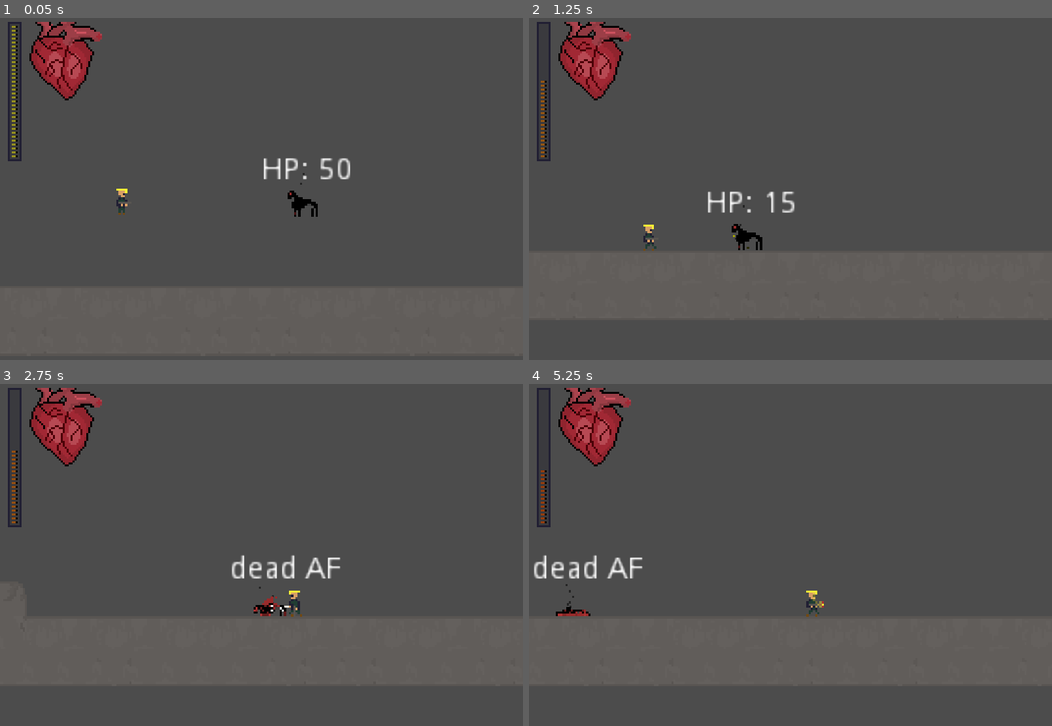
Above: before the commit, frames 1-4 (two rows, left to right).
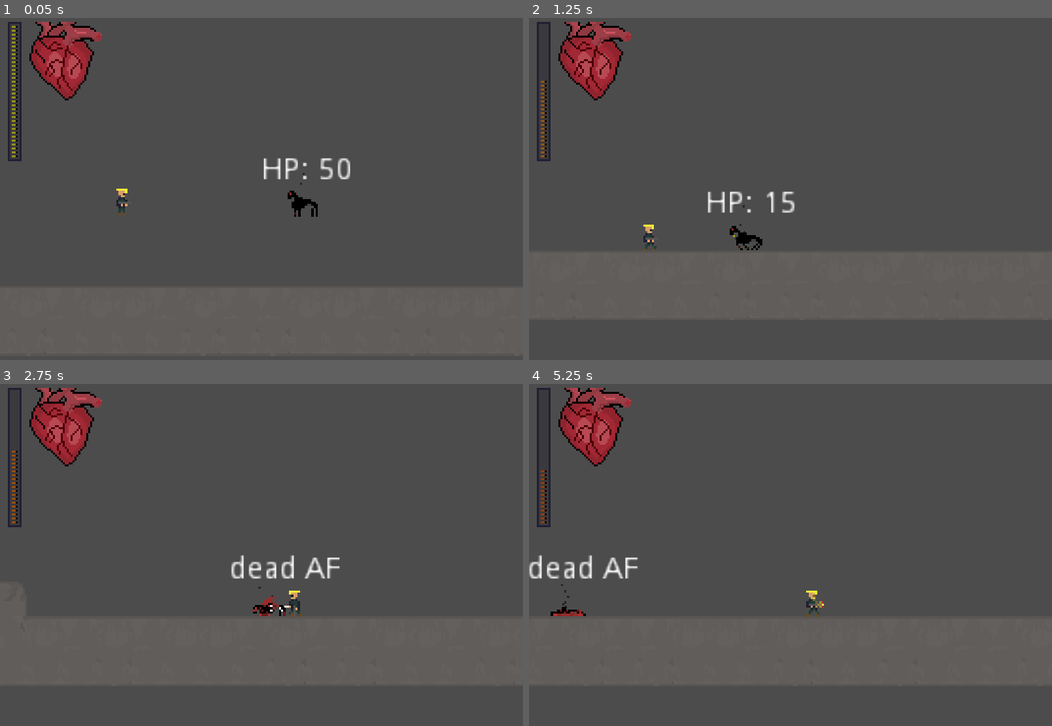
Above: after the commit, the same moments.

Repository: raczynskid/PixelSoldier
Game: Godot game, scene res://Levels/Arena.tscn
Same seed, same stepped clock (60 frames per second), same inputs: the game is played once before the commit and once after it.
Inputs:
- Up to frame 1 (0.05 s): no input
- Up to frame 2 (1.25 s): hold Right (ui_right) from 0.53 s (still down); hold Space (fire) from 0.53 s (still down); tap Up (ui_up) at 0.77 s
- Up to frame 3 (2.75 s): release Space (fire) at 1.28 s; tap Shift (slide) at 1.35 s; tap Up (ui_up) at 1.52 s; release Right (ui_right) at 2.03 s; hold Left (ui_left) from 2.03 s (still down); tap Ctrl (stab) at 2.1 s
- Up to frame 4 (5.25 s): release Left (ui_left) at 2.78 s; hold Right (ui_right) 2.78-4.28 s; tap Space (fire) at 2.85 s; tap Up (ui_up) at 3.02, 3.77, 4.52 s; hold Shift (slide) 3.53-4.28 s; hold Left (ui_left) 4.28-5.03 s; tap Ctrl (stab) at 4.35 s; hold Right (ui_right) from 5.03 s (still down); hold Space (fire) from 5.03 s (still down)

Frame 1 is identical in both runs. In frame 2, 0.1% of the frame differs, in the area x 38-45%, y 60-68%; in frame 3, 0.3%; in frame 4, 1.0%, in the area x 0-22%, y 49-68%.

Commit message:
shadowhound animation based on velocity

Diff:
--- a/Characters/PlayerDetectionZone.gd
+++ b/Characters/PlayerDetectionZone.gd
@@ -7,8 +7,6 @@
 
 func _on_PlayerDetectionZone_body_entered(body):
     player = body
-    print("player entered")
 
 func _on_PlayerDetectionZone_body_exited(body):
     player = null
-    print("player exited")
--- a/Characters/ShadowHound.gd
+++ b/Characters/ShadowHound.gd
@@ -57,6 +57,7 @@
 				# if player exited detection zone, stop
 				velocity = Vector2.ZERO
 
+		pick_animation(velocity)
 		velocity = gravity_modifiers(delta, velocity)
 
 		# if half damaged change texture to damaged
@@ -74,17 +75,24 @@
 	# debug nodes
 	if not dead:
 		get_node("HPLabel").text = "HP: " + var2str(hp)
+		get_node("Label").text = var2str(velocity)
 	else:
 		get_node("HPLabel").text = "dead AF"
 
 func die():
-	# set dead state, disable collisions
+	# set dead state
 	dead = true
-	#get_node("Sprite").set_texture(spr_dead)
+
+	# disable collisions
 	get_node("Hurtbox/CollisionShape2D").disabled = true
+
+	# play death animation
 	animationTree.set("parameters/Die/blend_position", last_vector.x)
 	animationState.travel("Die")
+
+	# disable physics collisions
 	get_node("CollisionShape2D").disabled = true
+	velocity = Vector2.ZERO
 
 func gravity_modifiers(delta, vector):
 	# vector : velocity
@@ -116,3 +124,14 @@
 	# use detection zone to check if player in range
 	if playerDetectionZone.can_see_player():
 		current_state = "chase"
+
+func pick_animation(velocity):
+	if velocity.x == 0:
+		animationTree.set("parameters/Idle/blend_position", last_vector.x)
+		animationState.travel("Idle")
+	elif (abs(velocity.x) > 0) and (abs(velocity.x) < 50):
+		animationTree.set("parameters/Walk/blend_position", last_vector.x)
+		animationState.travel("Walk")
+	elif (abs(velocity.x) > 50):
+		animationTree.set("parameters/Run/blend_position", last_vector.x)
+		animationState.travel("Run")
--- a/Characters/ShadowHound.tscn
+++ b/Characters/ShadowHound.tscn
@@ -348,4 +348,14 @@
 [node name="CollisionShape2D" parent="PlayerDetectionZone" index="0"]
 shape = SubResource( 40 )
 
+[node name="Label" type="Label" parent="."]
+visible = false
+margin_left = -38.0
+margin_top = -18.0
+margin_right = -11.0
+margin_bottom = -4.0
+__meta__ = {
+"_edit_use_anchors_": false
+}
+
 [editable path="PlayerDetectionZone"]
Not shown, removed: .mono/metadata/ide_messaging_meta.txt
